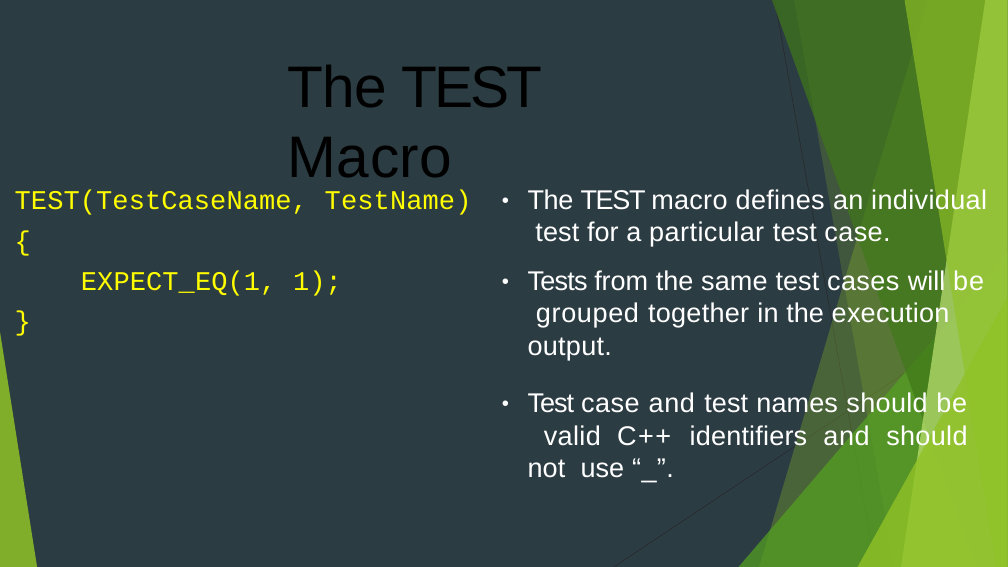
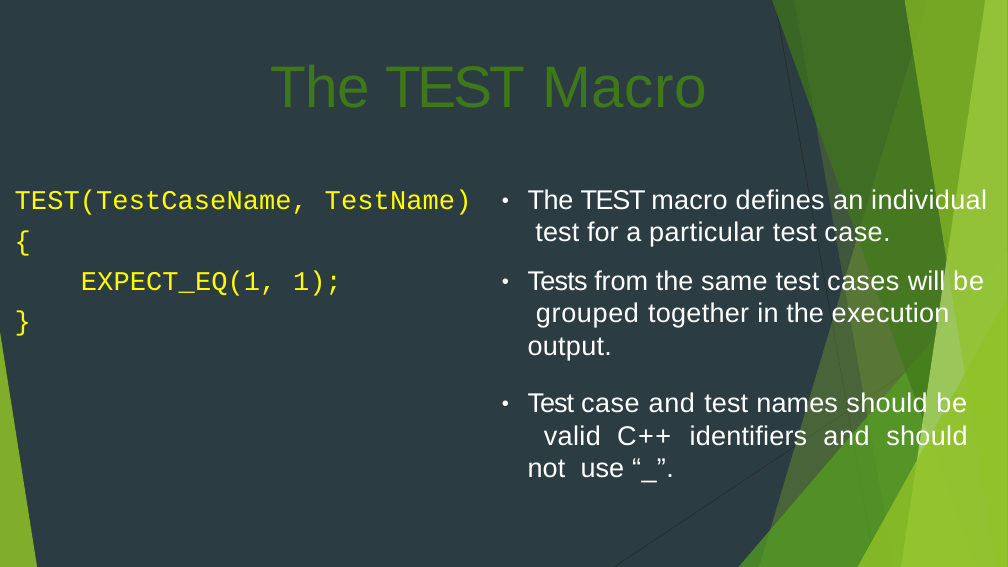
Before and after one commit to ajinidev/GoogleTestDemo, a slide deck: slide 3 of GoogleTestOverview.pptx. Drawn at 1008x567 pixels with LibreOffice and Linux fonts; fonts in the diff are those of the drawing. Boxes give left, top, right and bottom in pixels: in the first picture for what was removed or moved away, otherwise in the second. Text is boxed around its words. In the diff, an @@ line names an element or a change of style, - is before the commit and + after.

```diff
--- a/GoogleTestOverview.pptx
+++ b/GoogleTestOverview.pptx
@@ title "The TEST Macro": place and size @@
-title "The TEST Macro" at bbox=[288, 65, 542, 177]
+title "The TEST Macro" at bbox=[271, 65, 707, 107]
@@ title "The TEST Macro" at bbox=[271, 65, 707, 107]: text colour #000000 to #3F7819; alignment left to centre @@
```
Also in this commit, not shown: 2 other slides changed.
